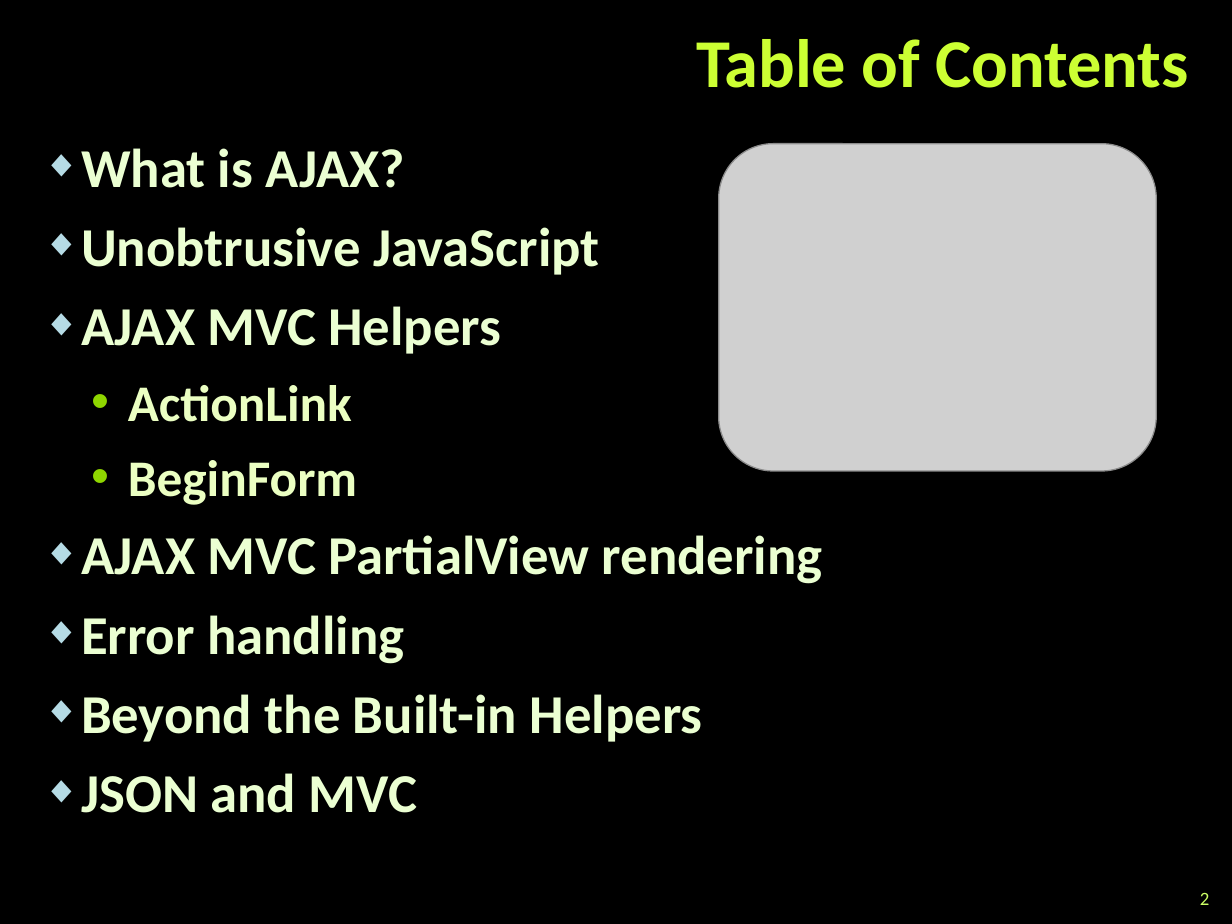
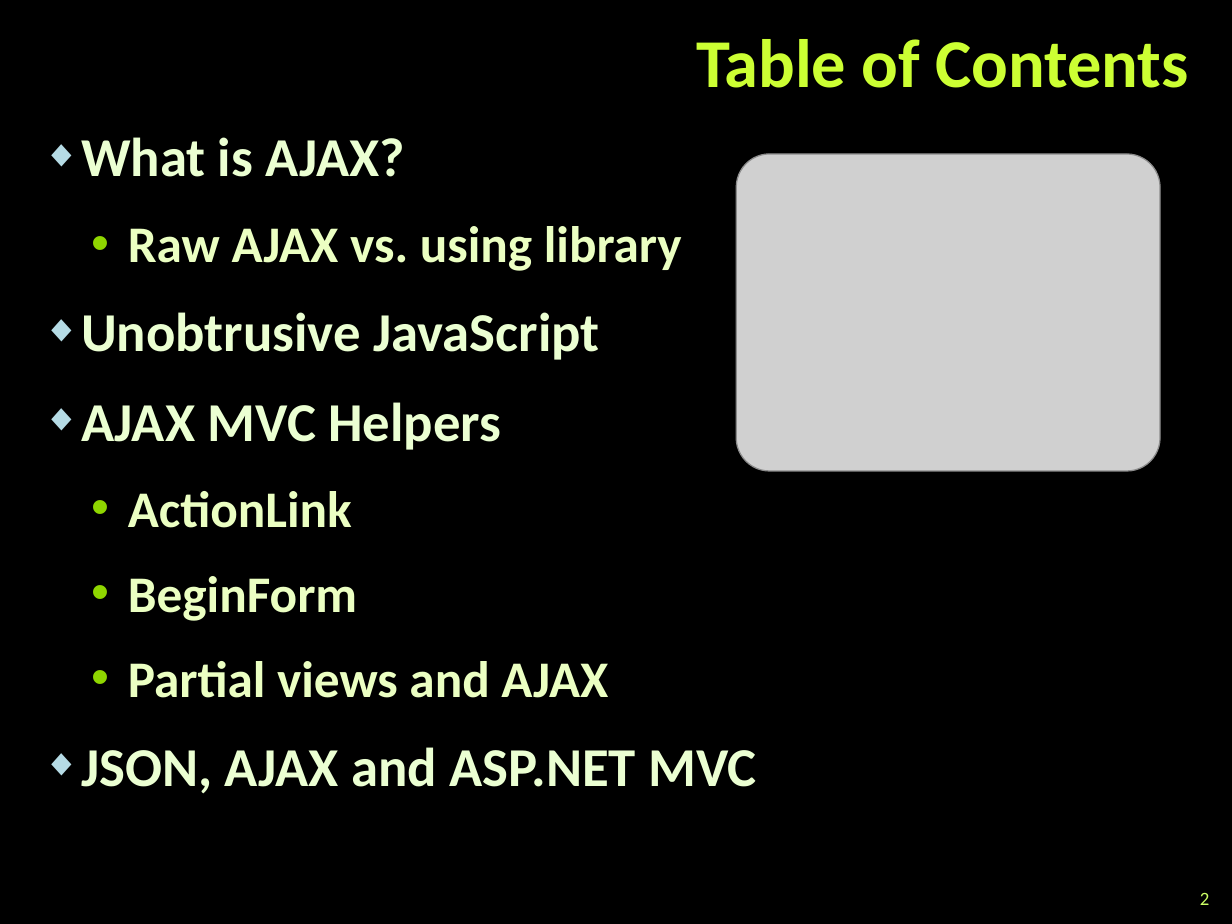
Before and after one commit to martin-nikolov/Telerik-Academy, a slide deck: slide 2 of ASP.NET MVC/03. AJAX with ASP.NET MVC/AJAX with ASP.NET MVC.pptx. Drawn at 1232x924 pixels with LibreOffice and Linux fonts; fonts in the diff are those of the drawing; grey boxes stand for pictures; background and template pictures are left out. Boxes give left, top, right and bottom in pixels: in the first picture for what was removed or moved away, otherwise in the second. Text is boxed around its words. In the diff, an @@ line names an element or a change of style, - is before the commit and + after.

```diff
--- a/ASP.NET MVC/03. AJAX with ASP.NET MVC/AJAX with ASP.NET MVC.pptx
+++ b/ASP.NET MVC/03. AJAX with ASP.NET MVC/AJAX with ASP.NET MVC.pptx
@@ text "What is AJAX?": place and size @@
-text "What is AJAX?" at (81,148,823,813)
+text "What is AJAX?" at (81,137,756,794)
@@ text at (81,137,599,621): more space between paragraphs @@
@@ picture: place and size @@
-picture at (718,144,1156,472)
+picture at (737,154,1161,471)
@@ text at (128,226,682,271): paragraph added @@
+  • Raw AJAX vs. using library
@@ text at (81,661,756,794): text changed @@
-◆ AJAX MVC PartialView rendering
-◆ Error handling
-◆ Beyond the Built-in Helpers
-◆ JSON and MVC
+  • Partial views and AJAX
+◆ JSON, AJAX and ASP.NET MVC
```
Also in this commit, not shown: 12 other slides changed, 5 slides added, 13 slides removed, 4 other files.
